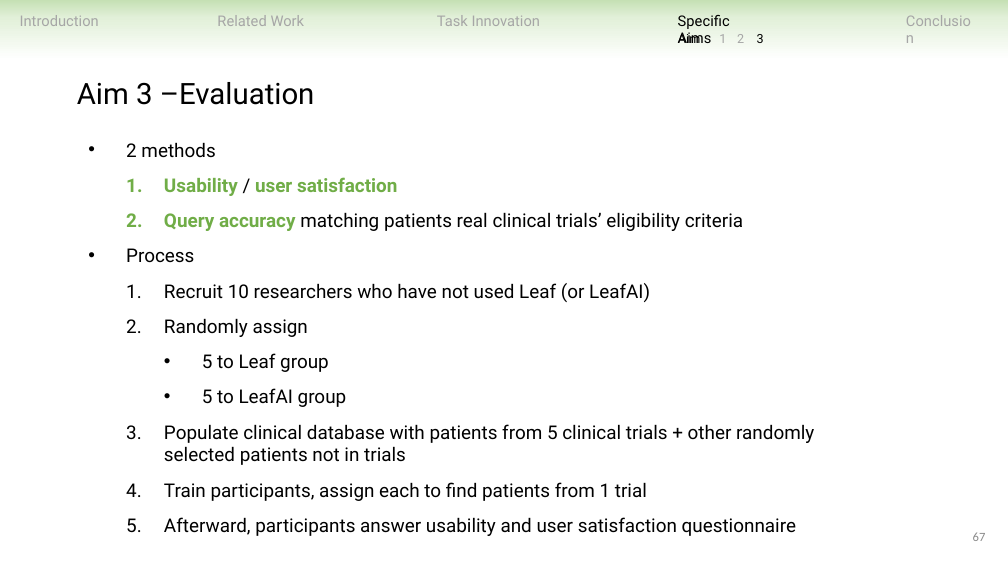
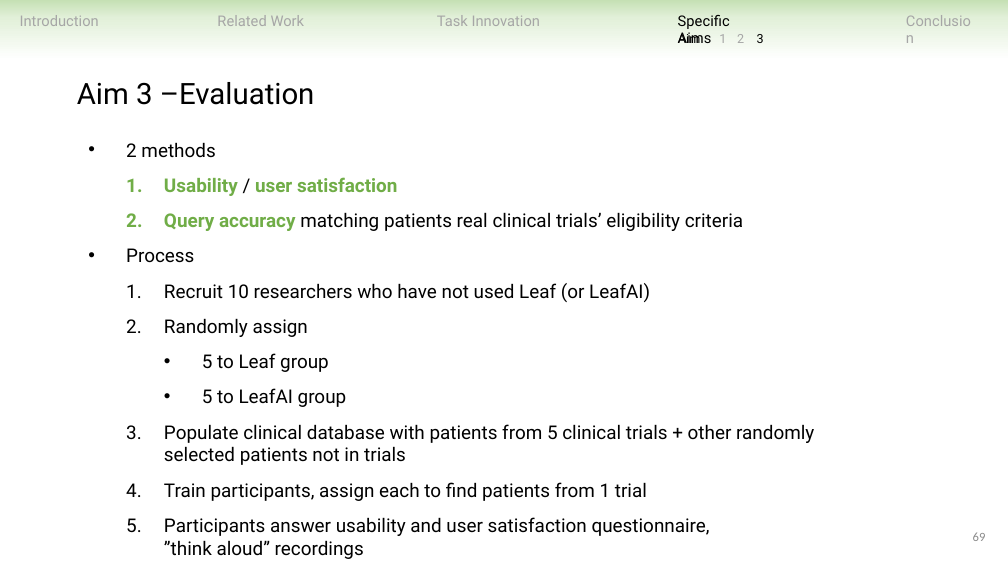
Before and after one commit to ndobb/dissertation, a slide deck: slide 69 of 4_general_exam/presentation/nic_dobbins_general_exam.pptx (slide 67 before the commit). Drawn at 1008x567 pixels with LibreOffice and Linux fonts; fonts in the diff are those of the drawing. Boxes give left, top, right and bottom in pixels: in the first picture for what was removed or moved away, otherwise in the second. Text is boxed around its words. In the diff, an @@ line names an element or a change of style, - is before the commit and + after.

```diff
--- a/4_general_exam/presentation/nic_dobbins_general_exam.pptx
+++ b/4_general_exam/presentation/nic_dobbins_general_exam.pptx
@@ text at [164,517,710,559]: text changed @@
-  5. Afterward, participants answer usability and user satisfaction questionnaire
+  5. Participants answer usability and user satisfaction questionnaire,
+     ”think aloud” recordings
```
Also in this commit, not shown: 17 other slides changed, 3 slides added, 2 slides removed.
